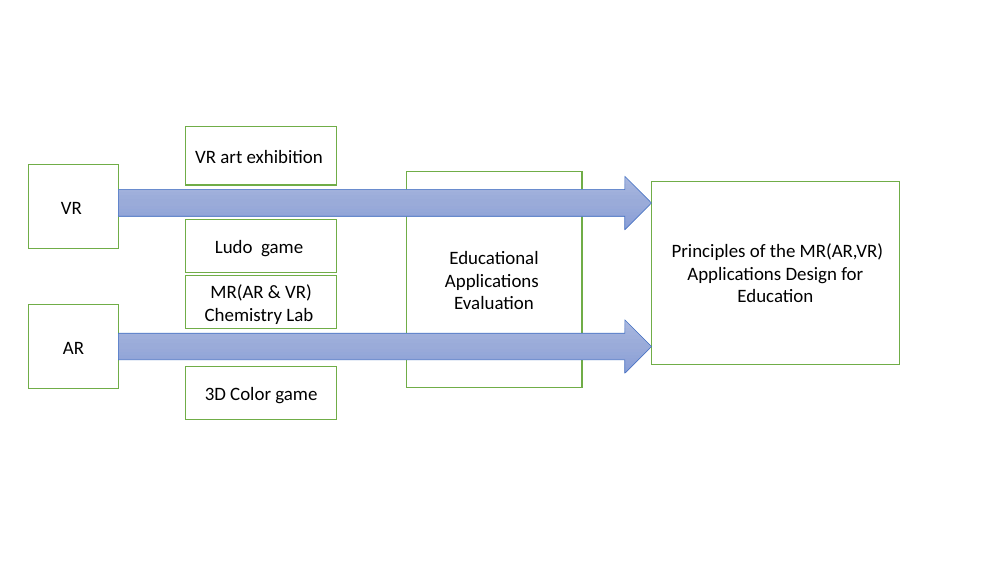
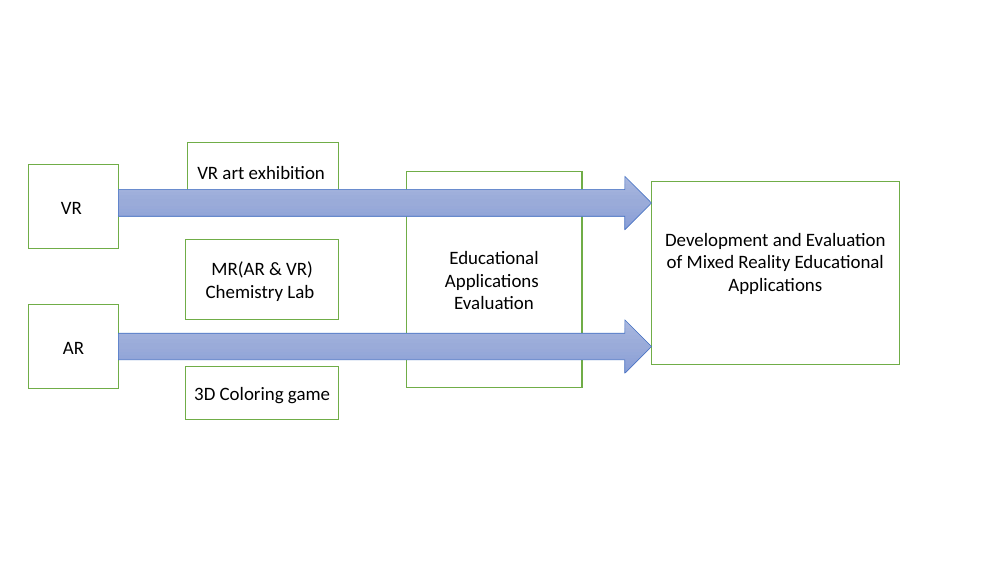
Before and after one commit to duanxiaoyun/ppaperssss, a slide deck: slide 2 of bi_ye_lun_wen/cao gao/temp files.pptx. Drawn at 1008x567 pixels with LibreOffice and Linux fonts; fonts in the diff are those of the drawing. Boxes give left, top, right and bottom in pixels: in the first picture for what was removed or moved away, otherwise in the second. Text is boxed around its words. In the diff, an @@ line names an element or a change of style, - is before the commit and + after.

```diff
--- a/bi_ye_lun_wen/cao gao/temp files.pptx
+++ b/bi_ye_lun_wen/cao gao/temp files.pptx
@@ rectangle "VR art exhibition": place and size @@
-rectangle "VR art exhibition" at [186,126,337,185]
+rectangle "VR art exhibition" at [188,143,339,201]
@@ rectangle "MR(AR & VR) Chemistry Lab": place and size @@
-rectangle "MR(AR & VR) Chemistry Lab" at [186,275,337,328]
+rectangle "MR(AR & VR) Chemistry Lab" at [186,239,339,320]
@@ rectangle removed at [186,219,337,272] @@
-Ludo game
@@ text in rectangle at [665,233,886,294]: text changed @@
-Principles of the MR(AR,VR) Applications Design for Education
+Development and Evaluation of Mixed Reality Educational Applications
@@ text in rectangle at [194,387,330,404]: text changed @@
-3D Color game
+3D Coloring game
```
Also in this commit, not shown: 3 other files.
